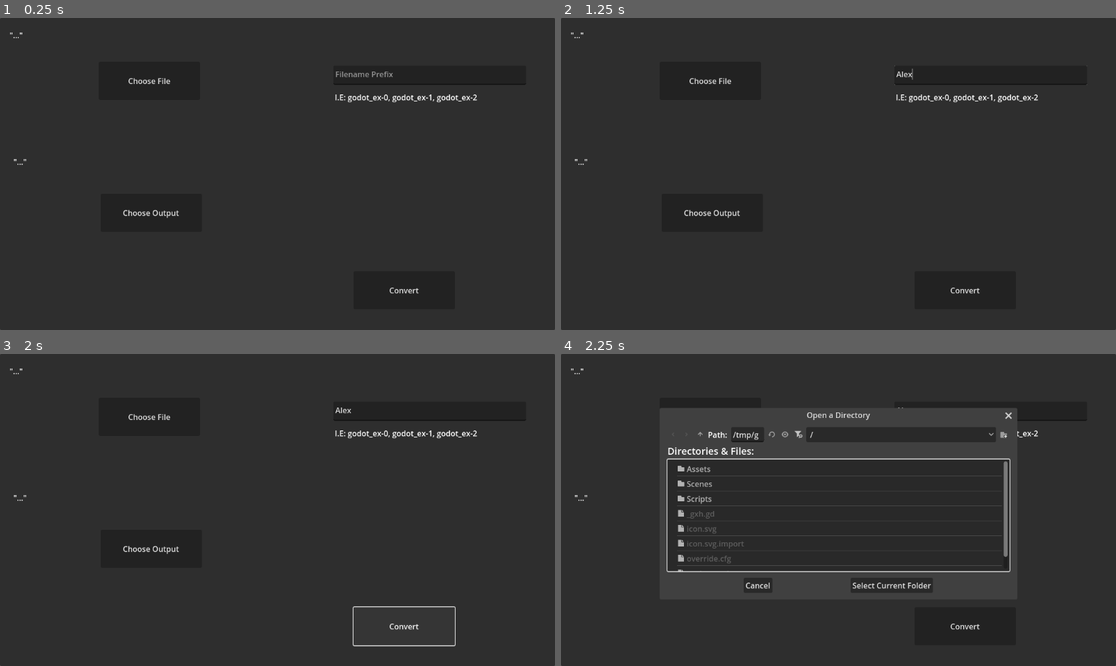
Above: before the commit, frames 1-4 (two rows, left to right).
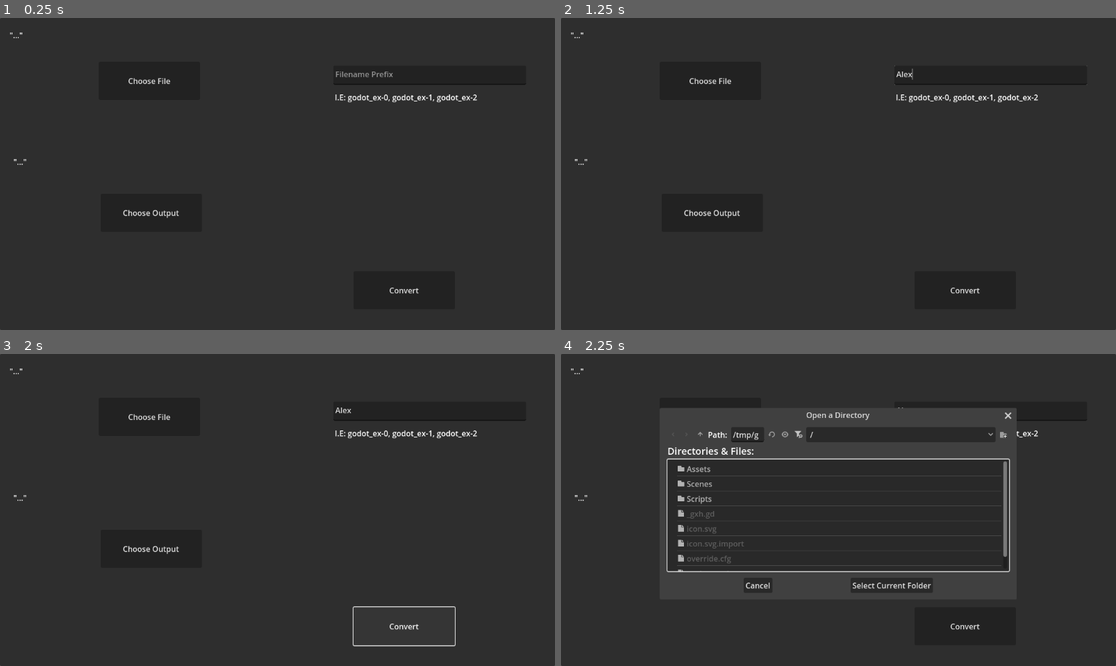
Above: after the commit, the same moments.

Repository: Gh0ko/frame2osu
Game: Godot game, scene res://Scenes/MainUI.tscn
Two runs of this game, one before a commit and one after it. Both use one fixed random seed, a clock stepped at 60 frames per second and the inputs below.
Inputs (mouse positions are in pixels of both pictures, inside the frame that each line leads up to):
- Up to frame 1 (0.25 s): no input
- Up to frame 2 (1.25 s): click (988, 74) at 0.52 s; type "Alex" at 0.6 s
- Up to frame 3 (2 s): click "Convert" at 1.25 s
- Up to frame 4 (2.25 s): click "Choose Output" at 2 s

Frames 1-3 are identical in both runs. In frame 4, 0.3% of the frame differs, in the area x 44-83%, y 17-70%.

Commit message:
fixed change file bug

Diff:
--- a/Scenes/MainUI.tscn
+++ b/Scenes/MainUI.tscn
@@ -59,6 +59,7 @@
 ok_button_text = "Select Current Folder"
 file_mode = 2
 access = 2
+use_native_dialog = true
 
 [node name="FileButton" type="Button" parent="."]
 layout_mode = 1
@@ -80,7 +81,8 @@
 ok_button_text = "Open"
 file_mode = 0
 access = 2
-filters = PackedStringArray("*.gif")
+filters = PackedStringArray("*.gif", "*.mp4")
+use_native_dialog = true
 
 [node name="ConvertButton" type="Button" parent="."]
 layout_mode = 0
@@ -110,3 +112,4 @@
 [connection signal="pressed" from="FileButton" to="." method="_on_button_pressed"]
 [connection signal="file_selected" from="FileButton/FileDialog" to="." method="_on_file_dialog_file_selected"]
 [connection signal="pressed" from="ConvertButton" to="." method="_on_button_2_pressed"]
+[connection signal="finished" from="VideoStreamPlayer" to="." method="_on_video_stream_player_finished"]
--- a/Scripts/Crop.gd
+++ b/Scripts/Crop.gd
@@ -7,6 +7,8 @@
 @onready var textedit = $Filename
 var exportpath : String
 var filename : String
+var inputfile : String
+var outputfile : String
 var frames : Array = []
 
 func _ready():
@@ -28,28 +30,15 @@
 		if tex:
 			var img = tex.get_image()
 			if img and not img.is_empty():
-				var stageframes = img.duplicate()
-				stageframes.convert(Image.FORMAT_RGBA8)
-				var new_width = stageframes.get_width() + 620
-				var new_height = stageframes.get_height() + 200
-				var expanded = Image.new()
-				expanded.create(new_width, new_height, false, Image.FORMAT_RGBA8)
-				expanded.fill(Color(0, 0, 0, 0)) # Transparente
-				expanded.blit_rect(stageframes, Rect2(Vector2.ZERO, stageframes.get_size()), Vector2(50,50))
-				frames.append(expanded)
-
+				frames.append(img.duplicate())
 
 
 func _on_file_dialog_file_selected(path: String) -> void:
-	$FileLabel.text = path
-	var output_path = path.get_basename() + ".ogv"
-	convert_gif_to_ogv(path, output_path)
-	await get_tree().create_timer(1.5).timeout  # Esperamos un poco por la conversión
-	if FileAccess.file_exists(output_path):
-		streamplayer.stream = VideoStreamTheora.new()
-		streamplayer.stream = load(output_path)
-		streamplayer.play()
-	else:
+	frames = []
+	inputfile = path
+	$FileLabel.text = inputfile
+	outputfile = path.get_basename() + ".ogv"
+	if !FileAccess.file_exists(outputfile):
 		push_error("No se pudo convertir el archivo.")
 
 func convert_gif_to_ogv(input_path: String, output_path: String):
@@ -84,15 +73,13 @@
 
 
 func _on_button_2_pressed() -> void:
-	for x in frames.size():
-		var texture = frames[x]
-		if exportpath and filename and Output:
-			texture.save_png(exportpath + "/"+ filename + "-" + str(x)+ ".png")
-		else:
-			popup.title = "Error"
-			popup.dialog_text = "You haven't specified an output path or filename"
-			popup.ok_button_text = "Close"
-			popup.popup_centered()
+	print(inputfile)
+	print(outputfile)
+	convert_gif_to_ogv(inputfile, outputfile)
+	if FileAccess.file_exists(outputfile):
+		streamplayer.stream = VideoStreamTheora.new()
+		streamplayer.stream = load(outputfile)
+		streamplayer.play()
 
 
 func _on_output_button_pressed() -> void:
@@ -107,3 +94,15 @@
 
 func _on_filename_text_changed() -> void:
 	filename = textedit.text
+
+
+func _on_video_stream_player_finished() -> void:
+	for x in frames.size():
+		var texture = frames[x]
+		if exportpath and filename:
+			texture.save_png(exportpath + "/"+ filename + "-" + str(x)+ ".png")
+		else:
+			popup.title = "Error"
+			popup.dialog_text = "You haven't specified an output path or filename"
+			popup.ok_button_text = "Close"
+			popup.popup_centered()
